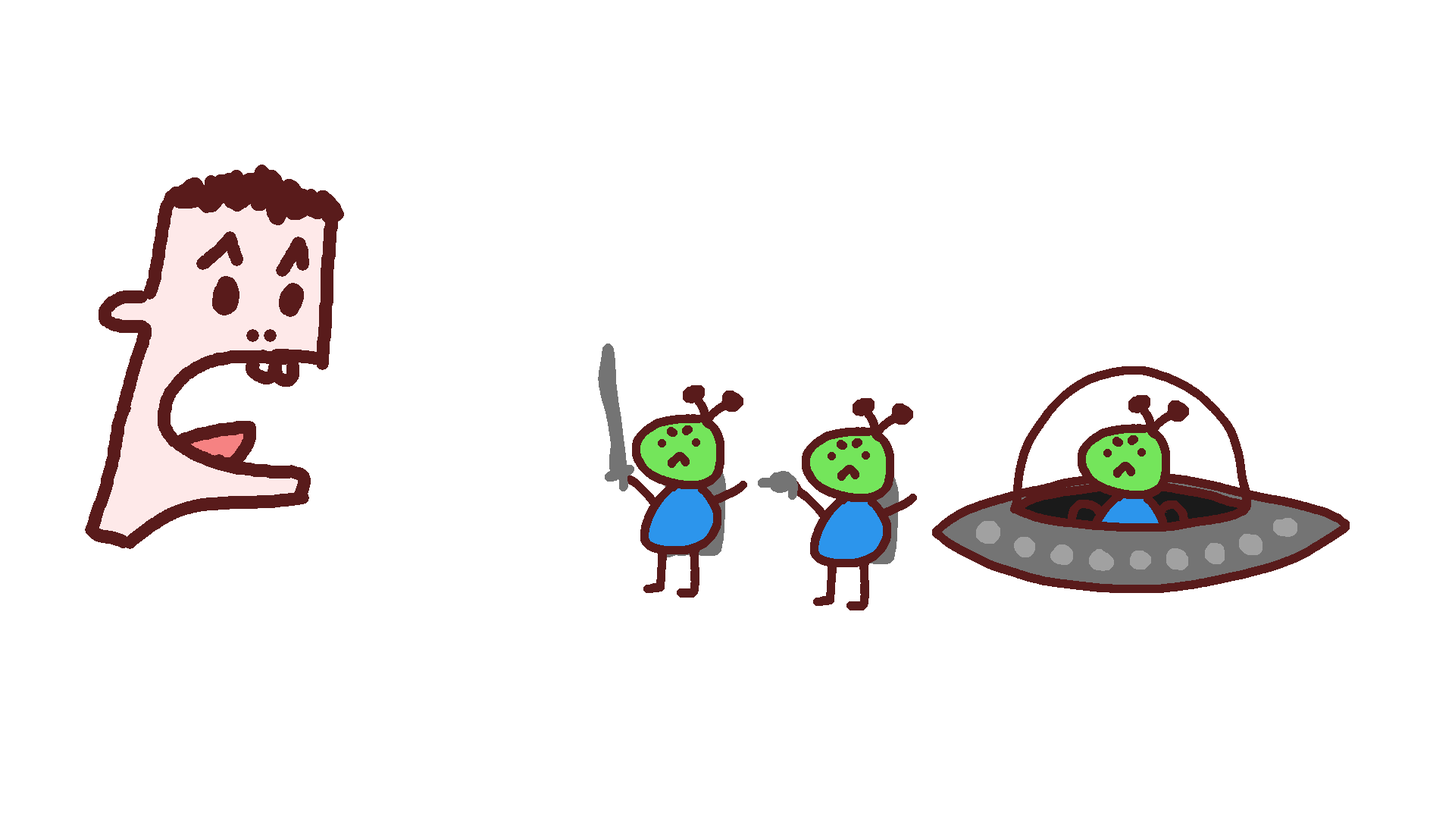
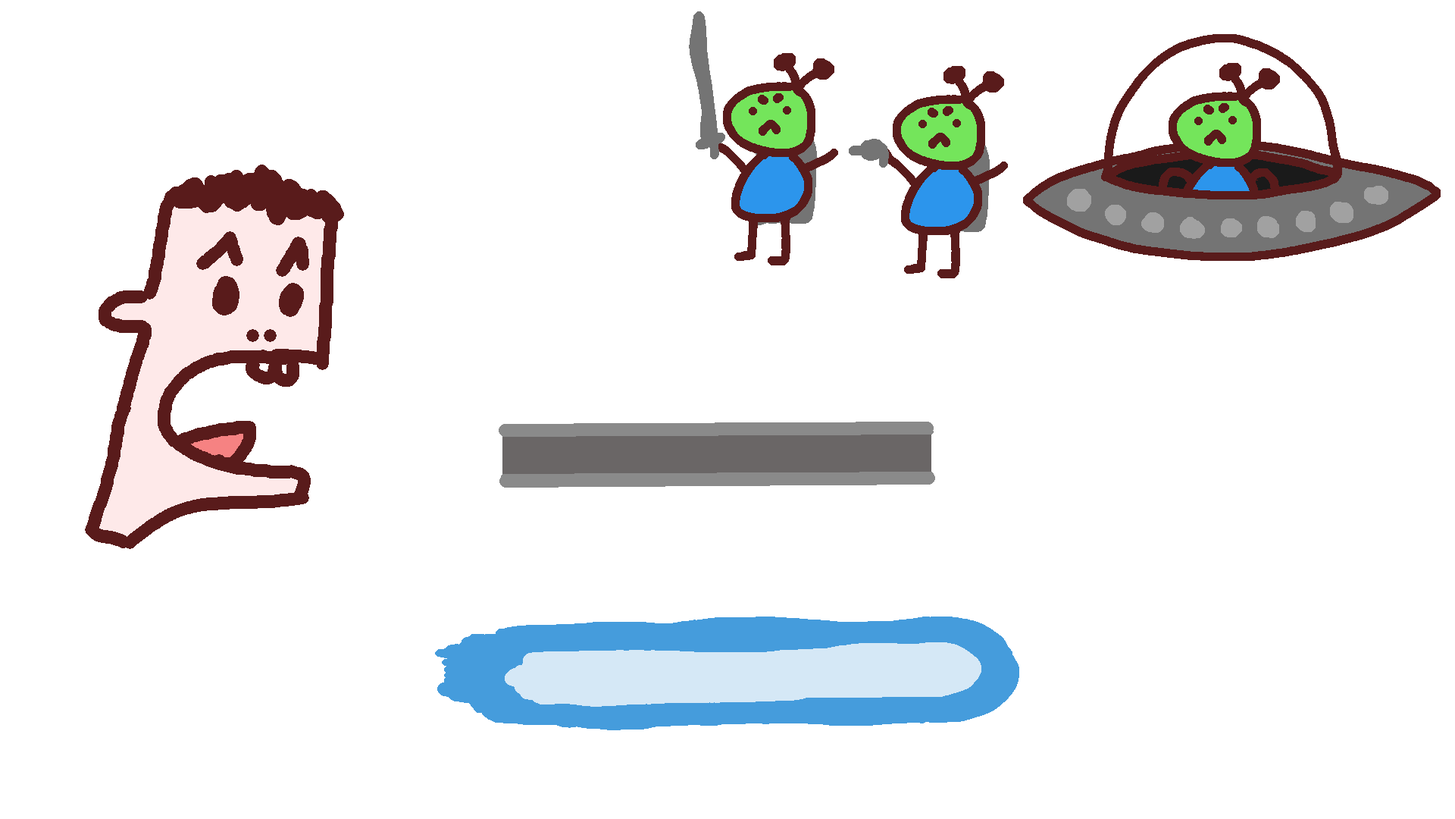
Before/after of a 1455px x 819px layered artwork. What changed in the layer stack:
added layer "Layer #1" above "Layer #2" over [437, 421, 1014, 730]
added layer "Layer #2" above "Pasted Layer" over [435, 616, 1020, 728]
painted on "Pasted Layer" over [598, 11, 1441, 611]
